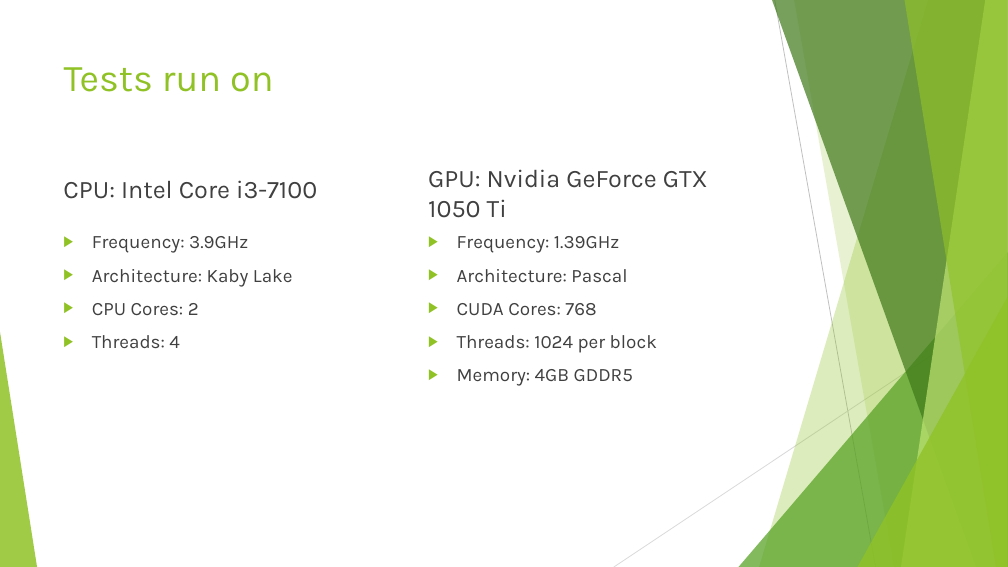
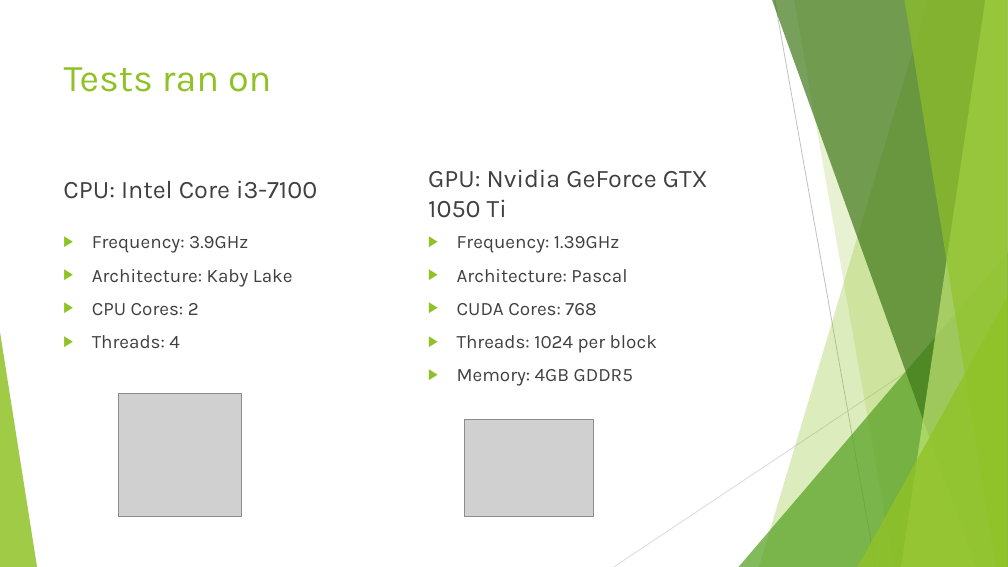
Before and after one commit to ShadyBoukhary/GPU-research-FFT-OpenACC-CUDA, a slide deck: slide 13 of NTASC 2018 Presentation/Presentation FFT.pptx. Drawn at 1008x567 pixels with LibreOffice and Linux fonts; fonts in the diff are those of the drawing; grey boxes stand for pictures. Boxes give left, top, right and bottom in pixels: in the first picture for what was removed or moved away, otherwise in the second. Text is boxed around its words. In the diff, an @@ line names an element or a change of style, - is before the commit and + after.

```diff
--- a/NTASC 2018 Presentation/Presentation FFT.pptx
+++ b/NTASC 2018 Presentation/Presentation FFT.pptx
@@ title at box(64, 67, 271, 92): text changed @@
-Tests run on
+Tests ran on
@@ picture added at box(118, 394, 241, 517) @@
@@ picture added at box(464, 420, 594, 516) @@
```
Also in this commit, not shown: 7 other slides changed, 6 other files.
